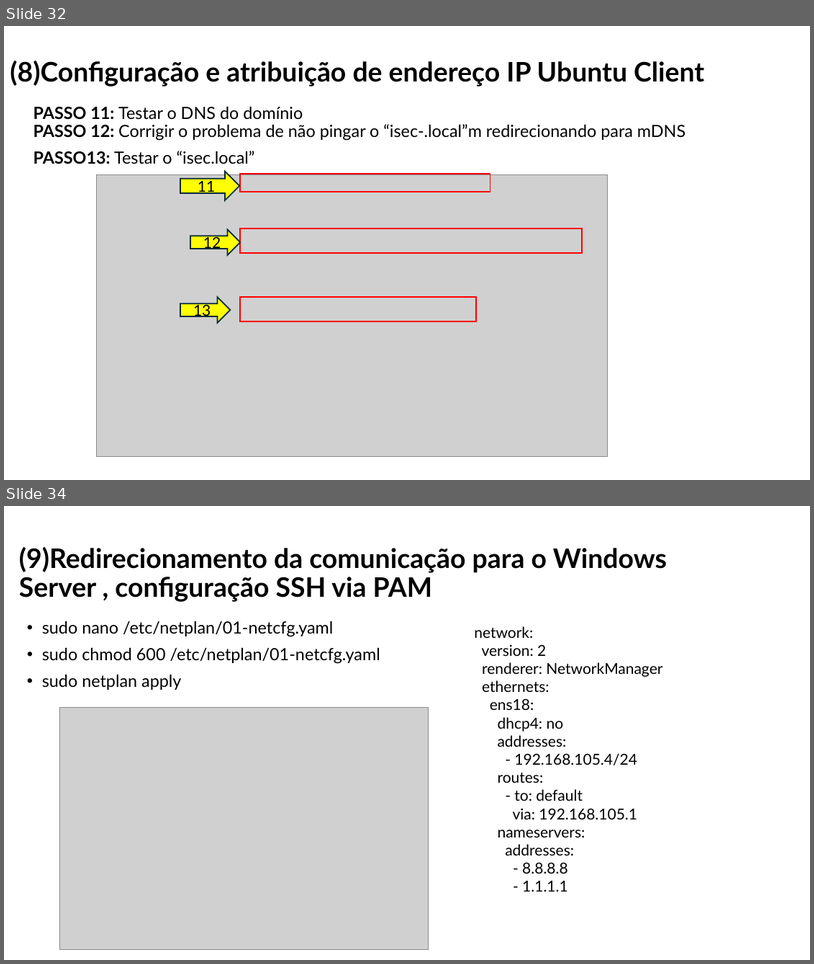
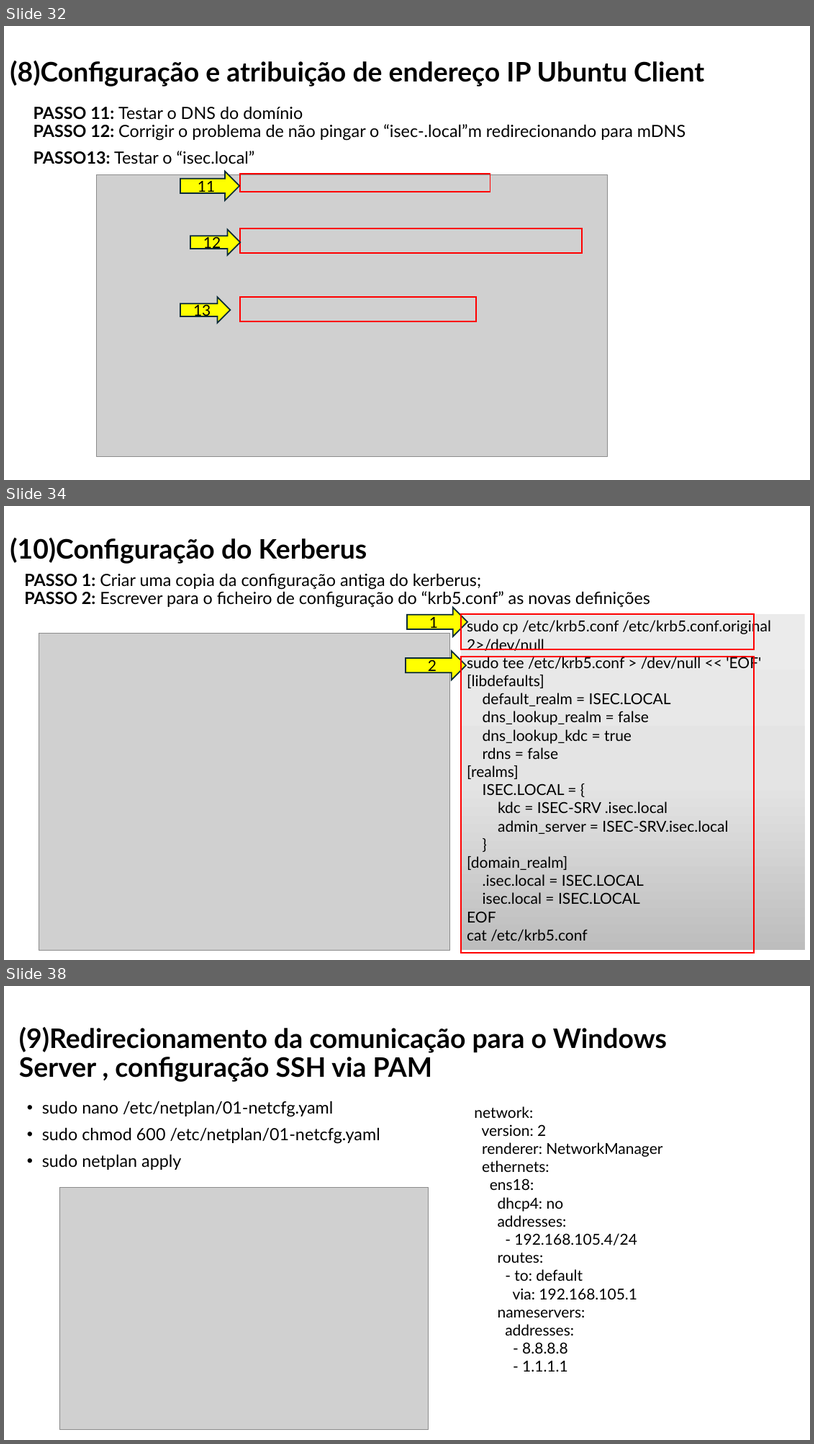
Before and after one commit to orlandonss/TrabalhoSR2, a slide deck: Apresentacoes_Workshop/WORKSHOP WINDOWS AD DS & LINUX SERVICES.pptx. Shown one above the other, each under a label of ours: slides 32 and 34 before the commit, slides 32, 34 and 38 after it; the slides between them are not shown. The pictures are 814x964 and 814x1444 pixels, drawn with LibreOffice and Linux fonts; fonts in the diff are those of the drawing; grey boxes stand for pictures. Boxes give left, top, right and bottom in pixels: in the first picture for what was removed or moved away, otherwise in the second. Text is boxed around its words. In the diff, an @@ line names an element or a change of style, - is before the commit and + after.

```diff
--- a/Apresentacoes_Workshop/WORKSHOP WINDOWS AD DS & LINUX SERVICES.pptx
+++ b/Apresentacoes_Workshop/WORKSHOP WINDOWS AD DS & LINUX SERVICES.pptx
@@ slide 34 added at (4,506,810,960), background #FFFFFF @@
@@ title added at (10,538,368,564), 32 pt, text #000000, bold @@
+(10)Configuração do Kerberus
@@ text added at (24,573,651,608), 20 pt, text #000000 @@
+PASSO 1: Criar uma copia da configuração antiga do kerberus;
+PASSO 2: Escrever para o ficheiro de configuração do “krb5.conf” as novas definições
@@ right arrow added at (407,607,468,636), fill #FFFF00, outline #092A39 1.5 pt, 18 pt, text #000000 @@
+1
@@ picture added at (39,633,450,950) @@
@@ rectangle added at (461,614,805,950), fill gradient #ECECEC to #E5E5E5 to #BEBEBE, 18 pt, text #000000 @@
+sudo cp /etc/krb5.conf /etc/krb5.conf.original 2>/dev/null
+sudo tee /etc/krb5.conf > /dev/null << 'EOF'
+[libdefaults]
+default_realm = ISEC.LOCAL
+dns_lookup_realm = false
+dns_lookup_kdc = true
+rdns = false
+[realms]
+ISEC.LOCAL = {
+kdc = ISEC-SRV .isec.local
+admin_server = ISEC-SRV.isec.local
+}
+[domain_realm]
+.isec.local = ISEC.LOCAL
+isec.local = ISEC.LOCAL
+EOF
+cat /etc/krb5.conf
@@ rectangle added at (461,614,754,649), outline #FF0000 1.5 pt @@
@@ right arrow added at (406,651,466,680), fill #FFFF00, outline #092A39 1.5 pt, 18 pt, text #000000 @@
+2
@@ rectangle added at (461,656,754,952), outline #FF0000 1.5 pt @@
@@ what was slide 34 is now slide 38 @@
```
Also in this commit, not shown: 2 slides changed, 3 other slides added, 10 other files.
